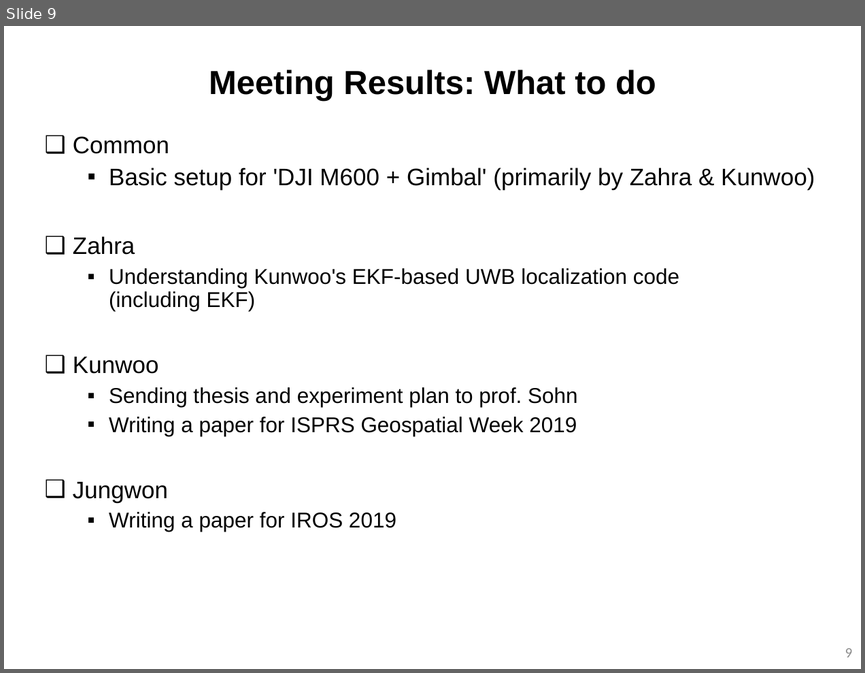
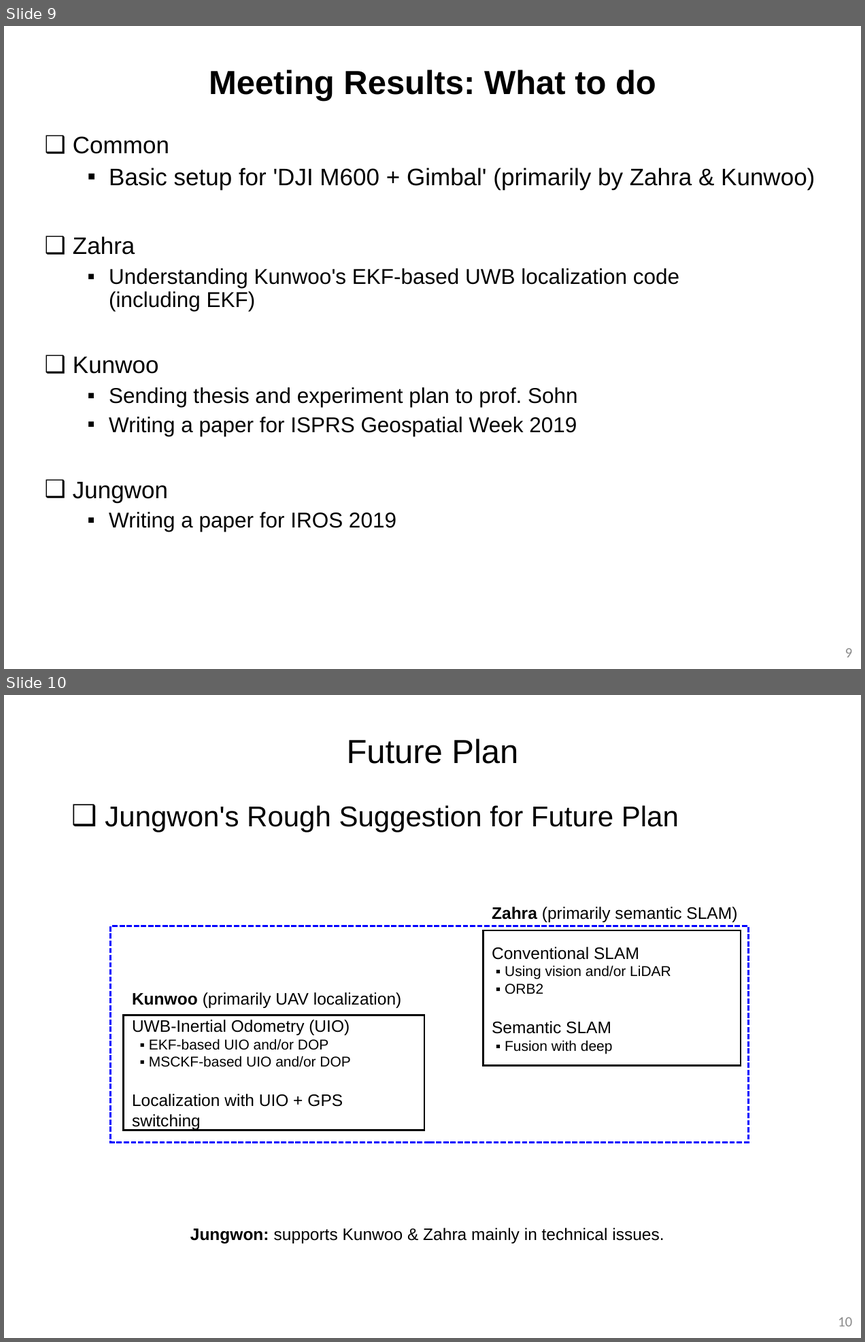
Before and after one commit to yorku-ausml/qdrone, a slide deck: doc/internal_meeting_materials/meeting_materials_qdrone_internal_20190107.pptx. Shown one above the other, each under a label of ours: slide 9 before the commit, slides 9 and 10 after it. The pictures are 865x673 and 865x1342 pixels, drawn with LibreOffice and Linux fonts; fonts in the diff are those of the drawing. Boxes give left, top, right and bottom in pixels: in the first picture for what was removed or moved away, otherwise in the second. Text is boxed around its words. In the diff, an @@ line names an element or a change of style, - is before the commit and + after.

```diff
--- a/doc/internal_meeting_materials/meeting_materials_qdrone_internal_20190107.pptx
+++ b/doc/internal_meeting_materials/meeting_materials_qdrone_internal_20190107.pptx
@@ slide 10 added at <box>4,695,861,1338</box>, background #FFFFFF @@
@@ title added at <box>347,739,518,764</box>, 28 pt, text #000000 @@
+Future Plan
@@ text added at <box>105,805,679,832</box>, 24 pt, text #000000 @@
+❑ Jungwon's Rough Suggestion for Future Plan
@@ text added at <box>492,906,737,922</box>, 14 pt, text #000000 @@
+Zahra (primarily semantic SLAM)
@@ rectangle added at <box>110,926,748,1142</box>, outline #0000FF 1.5 pt dashed @@
@@ rectangle added at <box>483,930,740,1066</box>, outline #000000 1.5 pt, 12 pt, text #000000 @@
+Conventional SLAM
+▪ Using vision and/or LiDAR
+▪ ORB2
+Semantic SLAM
+▪ Fusion with deep
@@ text added at <box>132,992,402,1008</box>, 14 pt, text #000000 @@
+Kunwoo (primarily UAV localization)
@@ rectangle added at <box>123,1015,424,1130</box>, outline #000000 1.5 pt, 14 pt, text #000000 @@
+UWB-Inertial Odometry (UIO)
+▪ EKF-based UIO and/or DOP
+▪ MSCKF-based UIO and/or DOP
+Localization with UIO + GPS switching
@@ text added at <box>190,1227,664,1244</box>, 14 pt, text #000000 @@
+Jungwon: supports Kunwoo & Zahra mainly in technical issues.
@@ page number added at <box>838,1317,852,1326</box>, 12 pt, text #8C8C8C @@
+10
```
Also in this commit, not shown: 1 slide changed, 1 other file.
